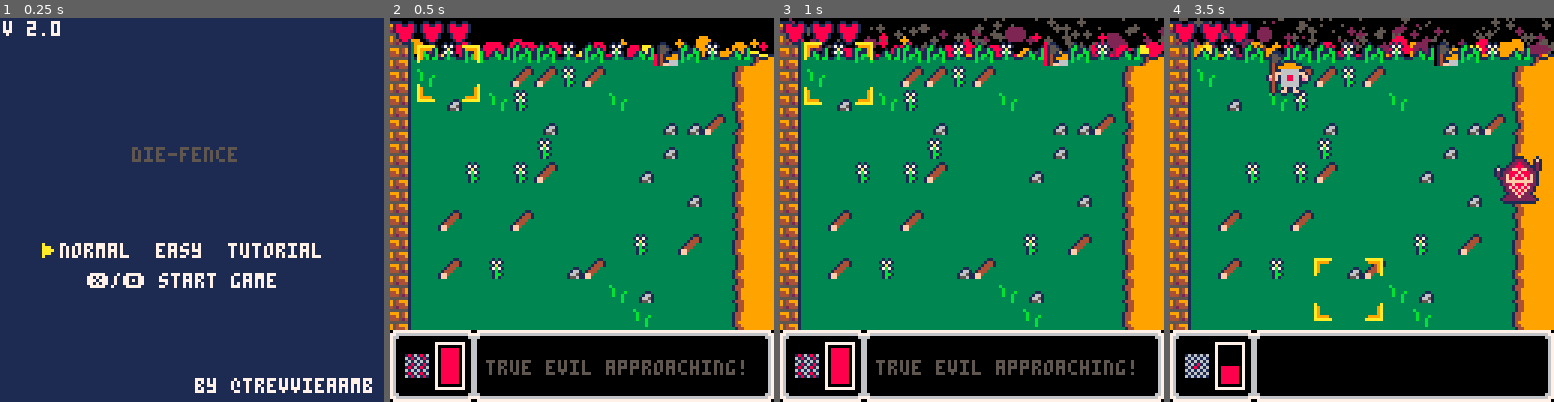
Above: before the commit, frames 1-4 (left to right).
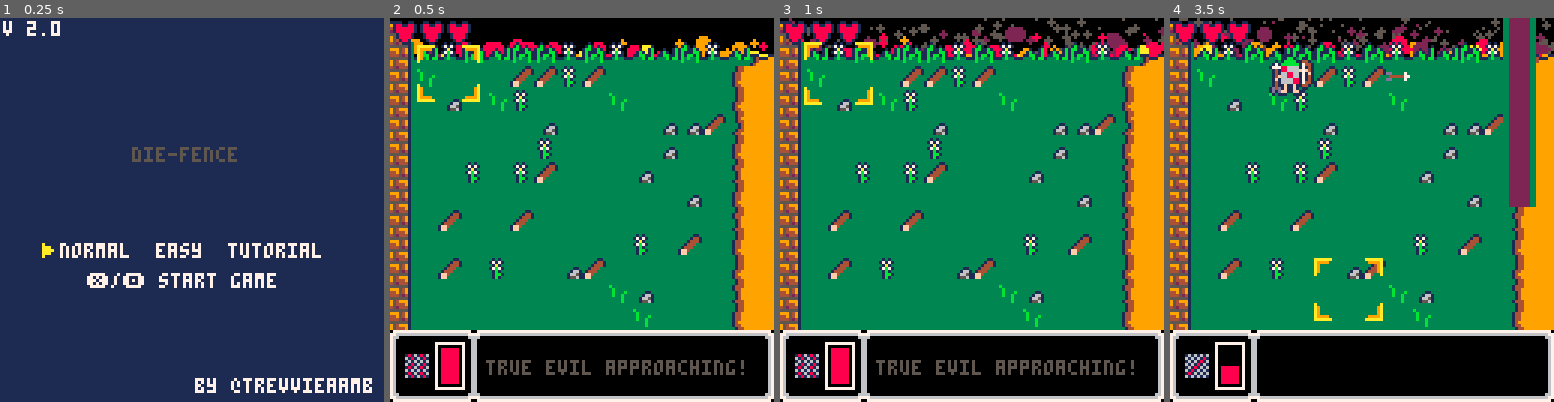
Above: after the commit, the same moments.

Repository: treveron2018/pico8
Game: PICO-8 cartridge diefence.p8
Two runs of this game, one before a commit and one after it. Both use one fixed random seed, a clock stepped at 60 frames per second and the inputs below.
Inputs:
- Up to frame 1 (0.25 s): no input
- Up to frame 2 (0.5 s): tap X (X key) at 0.33 s
- Up to frame 3 (1 s): tap O (Z key) at 0.7 s
- Up to frame 4 (3.5 s): tap X (X key) at 1.07, 1.85, 2.97 s; hold Right 1.6-2.1 s; tap O (Z key) every 0.4 s from 1.7 to 3.3 s; hold Up 2.15-2.42 s; hold Right 2.47-3.03 s; hold Left from 3.08 s (still down)

Frame 1 is identical in both runs. In frame 2, 0.3% of the frame differs, in the area x 68-75%, y 6-13%; in frame 3, 0.3%; in frame 4, 4.9%, in the area x 4-97%, y 0-93%.

Commit message:
boss powers

Diff:
--- a/diefence.p8
+++ b/diefence.p8
@@ -6,9 +6,11 @@
 
 --todo
 --final boss
+----shoot fireball
+----spawn d4
+----boss death
 --fb music
---evil dice
-----halo
+--title screen
 
 function _init()
 	version="2.0"
@@ -137,6 +139,7 @@
 
 function start_game()
 	music(0,0,7)
+	is_easy=false
 	if(diff_pos[current_dpos].diff=="easy")is_easy=true
 	t=0
 	rnd_tiles()
@@ -262,6 +265,7 @@
 	camera_shake()
 	if mode=="boss" then
 		manage_boss()
+		manage_orbs()
 	end
 end
 
@@ -276,8 +280,13 @@
 	draw_dice()
 	draw_enemies()
 	draw_d12s()
+	if mode=="boss" then
+		draw_boss()
+		if(boss.beaming)draw_beam()
+	end
 	draw_particles()
 	draw_missiles()
+	draw_orbs()
 	draw_att_ani()
 	draw_arrows()
 	draw_shwaves()
@@ -285,9 +294,6 @@
 	draw_row_cleaners()
 	draw_ci()
 	if(die_loaded)preview()
-	if mode=="boss" then
-		draw_boss()
-	end
 end
 -->8
 --grid functions
@@ -409,8 +415,8 @@
 	if die_ani>=30 then
 	sfx(19)
 		--ui_dice=flr(rnd(6))+1
-		--local test={1,6}
-		ui_dice=1
+	--	local test={1,6}
+		ui_dice=3
 		small_explosion(ui_dicex+4,ui_dicey+4)
 		while (#dice==0 or p_rolls>0)
 		and ui_dice==6 do
@@ -459,7 +465,7 @@
 			t1="upgrade die!"
 			t3="❎ for free reroll"
 			local d=get_die()
-			if d then
+			if d and not d.evil then
 				if d.upgraded then
 					t1="full health!"
 				elseif d.type==1 then
@@ -638,7 +644,9 @@
 				end
 				return
 			elseif c.selected and c.used and not replacing then
-				replacing=true
+				local d=get_die()
+				if(not d)return --sfx
+				if(not d.evil)replacing=true
 				return
 			end
 		end
@@ -670,7 +678,7 @@
 function upgrade()
 	if btnp(🅾️) then
 		local d=get_die()
-		if d and not d.upgraded then
+		if d and not d.upgraded and not d.evil then
 			d.upgraded=true
 			d.maxhp*=1.5
 			d.hp=d.maxhp
@@ -746,7 +754,7 @@
 function count_d1s()
 	local d1s=0
 	for d in all(dice) do
-		if d.type==1 then
+		if d.type==1 and not d.evil then
 			if d.upgraded then
 				d1s+=2
 			else
@@ -806,12 +814,14 @@
 	if d5.att_t<=0 then
 		priest_hitbox_detection(d5)
 		d5.att_t=d5.rate
+		local mycol=11
+		if(d5.evil)mycol=8
 		local sh={
 			x=d5.x+8,
 			y=d5.y+8,
 			r=2,
 			tr=20,
-			col=11,
+			col=mycol,
 			spd=2
 		}
 		add(shwaves,sh)
@@ -828,31 +838,26 @@
 		y2=p.y+23,
 	}
 	for e in all(enemies)do
-		local ehb={
-			x1=e.x,
-			y1=e.y,
-			x2=e.x+15,
-			y2=e.y+15
-		}
-		if(col(hb,ehb)) halo_attack(p,e)
+		local ehb=set_hitbox_2(e)
+		if(col(hb,ehb)and not p.evil) halo_attack(p,e)
 	end
 	for e in all(d12s)do
-		local ehb={
-			x1=e.x,
-			y1=e.y,
-			x2=e.x+15,
-			y2=e.y+15
-		}
-		if(col(hb,ehb)) halo_attack(p,e)
+		local ehb=set_hitbox_2(e)
+		if(col(hb,ehb)and not p.evil) halo_attack(p,e)
 	end
 	for d in all(dice)do
-		local dhb={
-			x1=d.x,
-			y1=d.y,
-			x2=d.x+15,
-			y2=d.y+15
-		}
-		if(col(hb,dhb))	heal(p,d)
+		local dhb=set_hitbox_2(d)
+		if col(hb,dhb)then
+			if(not p.evil and not d.evil)then
+				heal(p,d)
+			else
+			 if(p.cell!=d.cell)halo_attack(p,d)
+			end
+		end
+	end
+	if boss.isin then
+		local bhb=set_hitbox_2(boss)
+		if(col(hb,bhb) and not p.evil)halo_attack(p,boss)
 	end
 end
 
@@ -1265,6 +1270,10 @@
 			if(not obj.evil)obj=nil
 		end
 	end
+	if boss.isin then
+		local bhb=set_hitbox(boss)
+		if (col(hitbox,bhb))obj=boss
+	end
 	return obj
 end
 
@@ -1274,6 +1283,16 @@
 		y1=d.y+8,
 		x2=d.x+8,
 		y2=d.y+10
+	}
+	return hitbox
+end
+
+function set_hitbox_2(d)
+	local hitbox={
+		x1=d.x,
+		y1=d.y,
+		x2=d.x+15,
+		y2=d.y+15
 	}
 	return hitbox
 end
@@ -1288,42 +1307,26 @@
 	}
 	if a.evil then
 		for d in all(dice) do
-			local d_hitbox={
-				x1=d.x,
-				y1=d.y,
-				x2=d.x+15,
-				y2=d.y+15
-			}
+			local d_hitbox=set_hitbox_2(d)
 			if (col(hitbox,d_hitbox))obj=d
 		end
 	else
 		for d in all(dice) do
-			local d_hitbox={
-				x1=d.x,
-				y1=d.y,
-				x2=d.x+15,
-				y2=d.y+15
-			}
+			local d_hitbox=set_hitbox_2(d)
 			if (d.evil and col(hitbox,d_hitbox))obj=d
 		end
 		for d in all(enemies) do
-			local d_hitbox={
-				x1=d.x,
-				y1=d.y,
-				x2=d.x+15,
-				y2=d.y+15
-			}
+			local d_hitbox=set_hitbox_2(d)
 			if (col(hitbox,d_hitbox))obj=d
 		end
 		for d in all(d12s) do
-			local d_hitbox={
-				x1=d.x,
-				y1=d.y,
-				x2=d.x+15,
-				y2=d.y+15
-			}
+			local d_hitbox=set_hitbox_2(d)
 			if (col(hitbox,d_hitbox))obj=d
 		end
+		if boss.isin then
+		local bhb=set_hitbox_2(boss)
+		if (col(hitbox,bhb))obj=boss
+	end
 	end
 	return obj
 end
@@ -1726,25 +1729,61 @@
 	x=108,
 	y=46,
 	hp=300,
-	phase=2,
-	spr1=76,
-	spr2=78,
+	phase=1,
+	sp=78,
 	timer=0,
-	beam_in=false,
-	beam_out=false,
+	beaming=false,
 	isin=false,
-	isout=false,
-	target=nil
+	isatt=false,
+	target=nil,
+	intro=true
 }
+beam={
+	x1=boss.x+8,
+	y1=0,
+	x2=boss.x+8,
+	y2=boss.y+16
+}
+
+c_beam=nil
+orbs={}
 
 function manage_boss()
-	if boss.phase==1 then
-		boss.phase=2
-		boss.timer=0
+	if (boss.hp<=0)kill_boss()
+	if not boss.isatt then
+		boss.beaming=true
+		if(c_beam==nil)c_beam=cocreate(update_beam)
+		if(c_pause==nil)c_pause=cocreate(pause)
+	 if c_beam and costatus(c_beam)!="dead"then
+			coresume(c_beam)
+		else
+			boss.beaming=false
+			if c_pause and costatus(c_pause)!="dead"then
+				coresume(c_pause)
+			else
+				c_pause=nil
+				c_beam=nil
+				boss.timer=0
+				if boss.isin then
+					boss.isatt=true
+					boss.phase+=1
+					boss.sp=76
+					if(boss.phase>4)boss.phase=2
+				end
+			end
+		end
 	elseif boss.phase==2 then
+		if(c_beam==nil)c_beam=cocreate(update_beam)
+		if(c_pause==nil)c_pause=cocreate(pause)
 		boss.timer+=1
-		if not boss.target and #dice>0 then
+		if #dice==0 or check_evil()then
+			boss.isatt=false
+			boss.sp=78
+		elseif  not boss.target then
 			boss.target=rnd(dice)
+			while boss.target.evil do
+				boss.target=rnd(dice)
+			end
 			boss.timer=0
 		else
 			if boss.timer%5==0 then
@@ -1767,31 +1806,130 @@
 				}
 				add(shwaves,sh2)
 			end
-		if boss.timer>=150 then
-			boss.timer=0
-			boss.target.evil=true
-			boss.target.upgrade=false
-			boss.target.hp=boss.target.maxhp
-			boss.phase=3
-		end
-		end
+			if boss.timer>=150 then
+				boss.timer=0
+				boss.target.evil=true
+				boss.target.upgrade=false
+				boss.target.hp=boss.target.maxhp
+				boss.target=nil
+				boss.beaming=true
+				boss.isatt=false
+				boss.sp=78
+			end
+		end
+	elseif boss.phase==3 then
+		--todo
+		--fireball
+		boss.timer+=1
+		if boss.timer%10==0 then
+			local myorb={
+				d=20,
+				angle=rnd(),
+				r=rnd(2)+1,
+				col=2
+			}
+			add(orbs,myorb)
+		end
+
+		--
+		boss.msg="fireball"
+--		boss.sp=78
+--		boss.isatt=false
+	elseif boss.phase==4 then
+		--todo
+		--spawn d4
+		boss.msg="spawn d4"
+		boss.sp=78
+		boss.isatt=false
 	end
 end
 
 function draw_boss()
-	--test
---	rectfill(boss.x-2,0,boss.x+17,boss.y+16,7)
---	ovalfill(boss.x-2,boss.y+14,boss.x+17,boss.y+18,7)
-	spr(boss.spr1,boss.x,boss.y,2,2)
-
-end
-
-function update_beam(inout)
-
+	if(boss.isin)spr(boss.sp,boss.x,boss.y,2,2)
+	--print(boss.x.." "..boss.y,boss.x,boss.y,7)
+end
+
+function update_beam()
+	for i=1, 4 do
+		beam.x1-=i
+		beam.x2+=i
+		yield()
+	end
+	boss.isin=not boss.isin
+	boss.intro=false
+	for i=1, 4 do
+		beam.x1+=i
+		beam.x2-=i
+		yield()
+	end
+	boss.beaming=false
+	if (not boss.isin)boss_location()
+	beam.x1=boss.x+8
+	beam.x2=boss.x+8
+	beam.y2=boss.y+16
 end
 
 function draw_beam()
-
+	rectfill(beam.x1-2,beam.y1,beam.x2+2,beam.y2,3)
+	rectfill(beam.x1,beam.y1,beam.x2,beam.y2,2)
+end
+
+function check_evil()
+	for d in all(dice) do
+		if(not d.evil)return false
+	end
+	return true
+end
+
+function boss_location()
+	local loc={
+		{diex=108,diey=10},
+		{diex=108,diey=28},
+		{diex=108,diey=46},
+		{diex=108,diey=64},
+		{diex=108,diey=82}
+	}
+	for c in all(grid) do
+		if(not c.used and c.x>10)add(loc,c)
+		if(c.diex==boss.x and c.diey==boss.y)c.used=false
+	end
+
+	local newloc=rnd(loc)
+	boss.x=newloc.diex
+	boss.y=newloc.diey
+	if(newloc.id)newloc.used=true
+end
+
+function kill_boss()
+	mode="win"
+end
+
+function manage_orbs()
+ for o in all(orbs) do
+ 	o.d-=1
+ 	if(o.d<=0)del(orbs,o)
+		o.x=sin(o.angle)*o.d+boss.x
+ 	o.y=cos(o.angle)*o.d+boss.y
+ 	if t%3==0 then
+			local myp={
+				x=o.x,
+				y=o.y,
+				sx=0,
+				sy=0,
+				age=5,
+				size=o.r+1,
+				col=1,
+				trace=true
+			}
+			add(particles,myp)
+		end
+ end
+end
+
+function draw_orbs()
+	for o in all(orbs) do
+		circfill(o.x,o.y,o.r,o.col)
+ end
 end
 __gfx__
 00000000001100000000000000110000000000000000000000000000000000000000000000000000000000000011000000000000000000000006600010101010
@@ -1812,14 +1950,14 @@
 00011000000000000000000000000000000000000000000000000000000000000000000000111111111100000000111111110000760000000000006700000000
 011001100000000000000010000000000000001000000000000000000000000000000000aaaaaa0000aaaaaa0777777777777777777007777777777000000000
 122112210000001111000171000000000000017100000001100000000000000110000000a99990000009999a7766666666666666667777666666667700000000
-12222221000001ddd610177100000011110017710000001d610000000000001d61000000a90000000000009a7660000000000000006666000000066700000000
-1222222100001ddddd611771000001ddd6101771000001ddd6100000000001ddd6100000a90000000000009a7600000000000000000660000000006700000000
-012222100001ddddddd6177100001ddddd61177100001ddddd61110000001ddddd611110a90000000000009a7600000000000000000660000000006700000000
-012222100001d88dd66d17710001ddddddd617710001d886644444100001d88668444441a00000000000000a7600000000000000000660000000006700000000
+12222221000001ddd710177100000011110017710000001d710000000000001d71000000a90000000000009a7660000000000000006666000000066700000000
+1222222100001ddddd711771000001ddd7101771000001ddd7100000000001ddd7100000a90000000000009a7600000000000000000660000000006700000000
+012222100001ddddddd7177100001ddddd71177100001ddddd71110000001ddddd711110a90000000000009a7600000000000000000660000000006700000000
+012222100001d88dd66d17710001ddddddd717710001d886644444100001d88668444441a00000000000000a7600000000000000000660000000006700000000
 001221000001d88dd66d17710001d88dd66d17710001d886647474100001d8866847474100000000000000007600000000000000000660000000006700000000
 0001100000011666666117710001d88dd66d17710001166664444410000116666644444100000000000000007600000000000000000660000000006700000000
 00000000001dd666666dd771001116666661d7710001d66664747410001dd6666647474100000000000000007600000000000000000660000000006700000000
-00a00000016d166668811441016dd666666d14410016d88668474100016d18866884741000000000000000007600000000000000000660000000006700000000
+00a00000016d166668811441016dd666666d14410017d88668474100017d18866884741000000000000000007600000000000000000660000000006700000000
 00aaa00001d51666688114d101d51666688114d1001d58866844410001d5188668844410a00000000000000a7600000000000000000660000000006700000000
 00aaaa00001101d11d1014100011166668811410000111d11d474100001101d11d147410a90000000000009a7600000000000000000660000000006700000000
 00aaa000000001d11d100100000001d11d100100000001d11d141000000001d11d114100a90000000000009a7600000000000000000660000000006700000000
@@ -1990,7 +2128,7 @@
 
 __map__
 5100000000000000000000000000000000000000000000000000000000000000000000000000000000000000000000000000000000000000000000000000000000000000000000000000000000000000000000000000000000000000000000000000000000000000000000000000000000000000000000000000000000000000
-6156575856585857585756015857567100000000000000000000000000000000000000000000000000000000000000000000000000000000000000000000000000000000000000000000000000000000000000000000000000000000000000000000000000000000000000000000000000000000000000000000000000000000
+6156575856585857585756565857567100000000000000000000000000000000000000000000000000000000000000000000000000000000000000000000000000000000000000000000000000000000000000000000000000000000000000000000000000000000000000000000000000000000000000000000000000000000
 6152525252525252525252525252625b00000000000000000000000000000000000000000000000000000000000000000000000000000000000000000000000000000000000000000000000000000000000000000000000000000000000000000000000000000000000000000000000000000000000000000000000000000000
 6152525252525252525252525252635b00000000000000000000000000000000000000000000000000000000000000000000000000000000000000000000000000000000000000000000000000000000000000000000000000000000000000000000000000000000000000000000000000000000000000000000000000000000
 6152525252525252525252525252735b00000000000000000000000000000000000000000000000000000000000000000000000000000000000000000000000000000000000000000000000000000000000000000000000000000000000000000000000000000000000000000000000000000000000000000000000000000000
